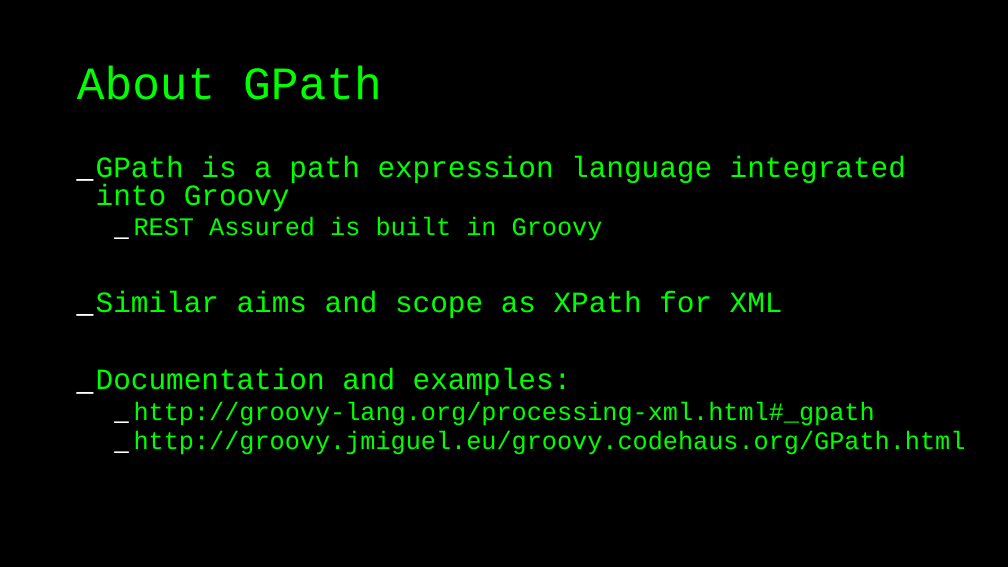
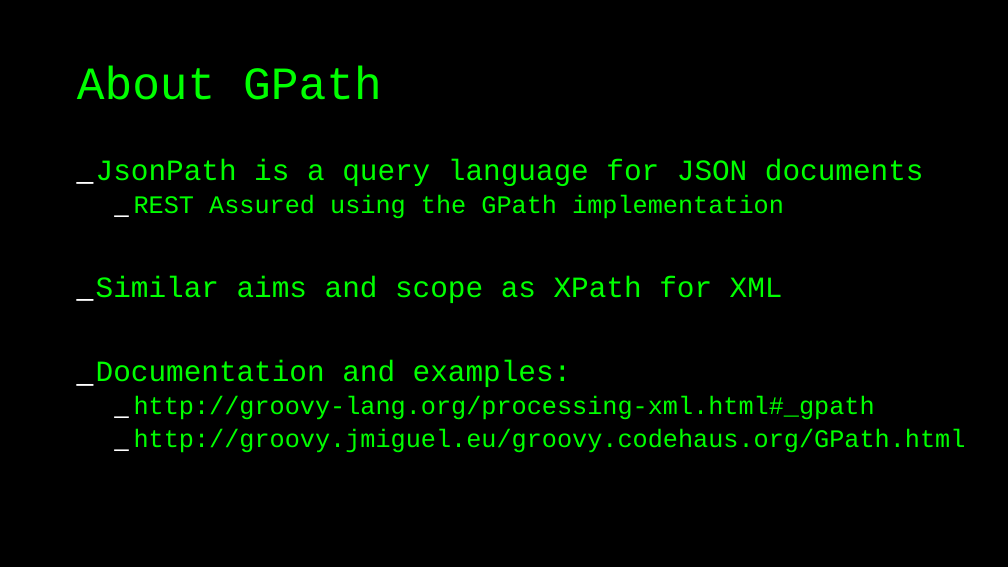
Before and after one commit to basdijkstra/rest-assured-workshop, a slide deck: slide 15 of RestAssuredWorkshop.odp. Drawn at 1008x567 pixels with LibreOffice and Linux fonts; fonts in the diff are those of the drawing. Boxes give left, top, right and bottom in pixels: in the first picture for what was removed or moved away, otherwise in the second. Text is boxed around its words. In the diff, an @@ line names an element or a change of style, - is before the commit and + after.

```diff
--- a/RestAssuredWorkshop.odp
+++ b/RestAssuredWorkshop.odp
@@ text at box(96, 159, 924, 219): text changed @@
-_ GPath is a path expression language integrated into Groovy
-  _ REST Assured is built in Groovy
+_ JsonPath is a query language for JSON documents
+  _ REST Assured using the GPath implementation
@@ text at box(96, 276, 966, 453): line spacing 0.8 to 0.9 @@
```
Also in this commit, not shown: 17 other slides changed, 3 slides added, 6 slides removed, 8 other files.
